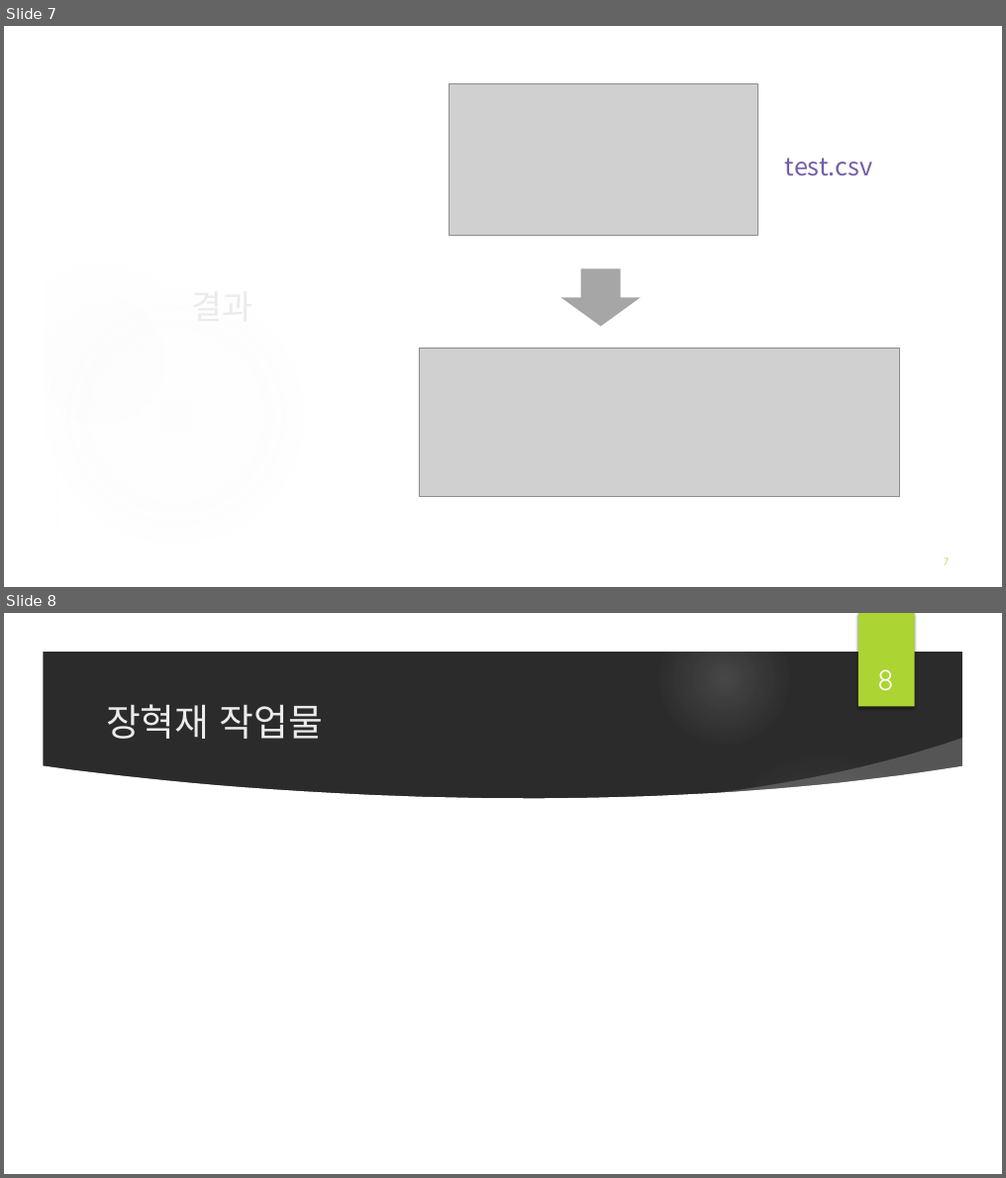
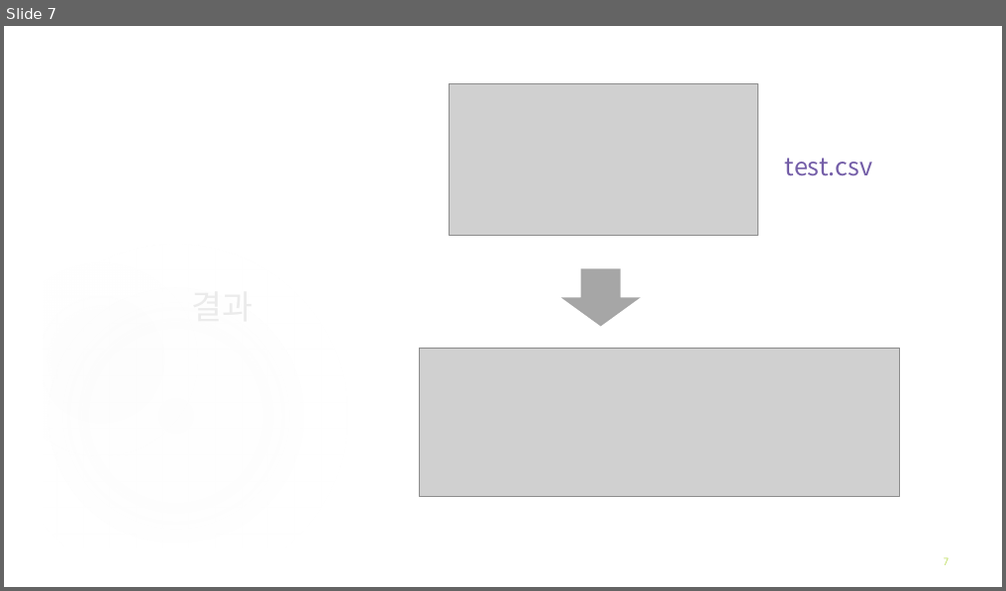
Before and after one commit to BerryWell/CapstoneDesign-2019-02, a slide deck: 제출자료/발표자료/발표 자료_13주차_12조.pptx. Shown one above the other, each under a label of ours: slides 7 and 8 before the commit, slide 7 after it. The pictures are 1006x1178 and 1006x591 pixels, drawn with LibreOffice and Linux fonts; fonts in the diff are those of the drawing; grey boxes stand for pictures; background and template pictures are left out; a plain dark background stands for a picture behind light text. Boxes give left, top, right and bottom in pixels: in the first picture for what was removed or moved away, otherwise in the second. Text is boxed around its words. In the diff, an @@ line names an element or a change of style, - is before the commit and + after.

```diff
--- a/제출자료/발표자료/발표 자료_13주차_12조.pptx
+++ b/제출자료/발표자료/발표 자료_13주차_12조.pptx
@@ slide 8 removed at [4,613,1002,1174], background picture (left out); not listed: 5 template elements that a slide beside it also shows @@
@@ group removed at [4,613,1002,1174]: 3 freeform shapes, 1 ellipse @@
@@ page number removed at [877,669,894,690] @@
-8
@@ title removed at [106,704,323,739] @@
-장혁재 작업물
```
Also in this commit, not shown: 2 slides added, 4 other files.
